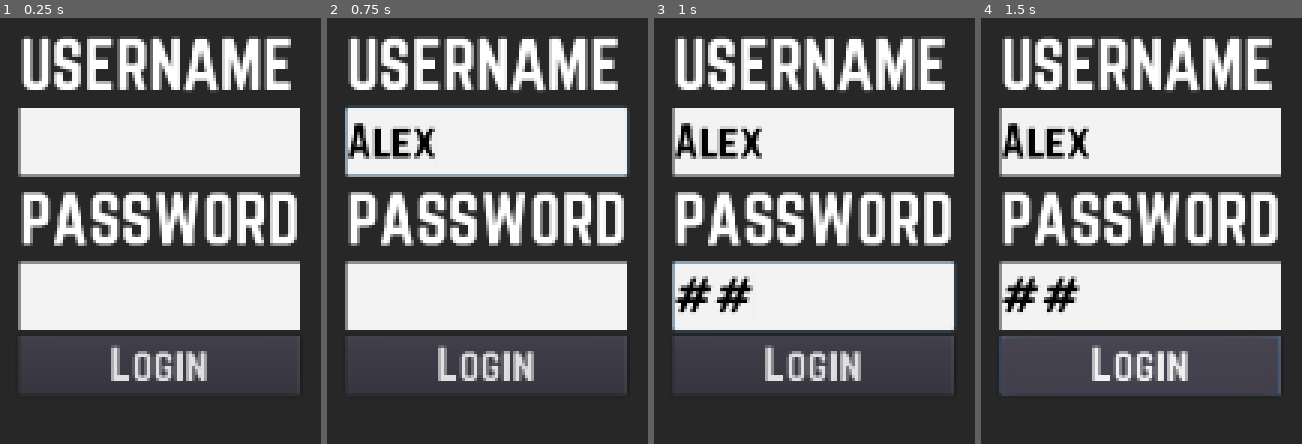
Above: before the commit, frames 1-4 (left to right).
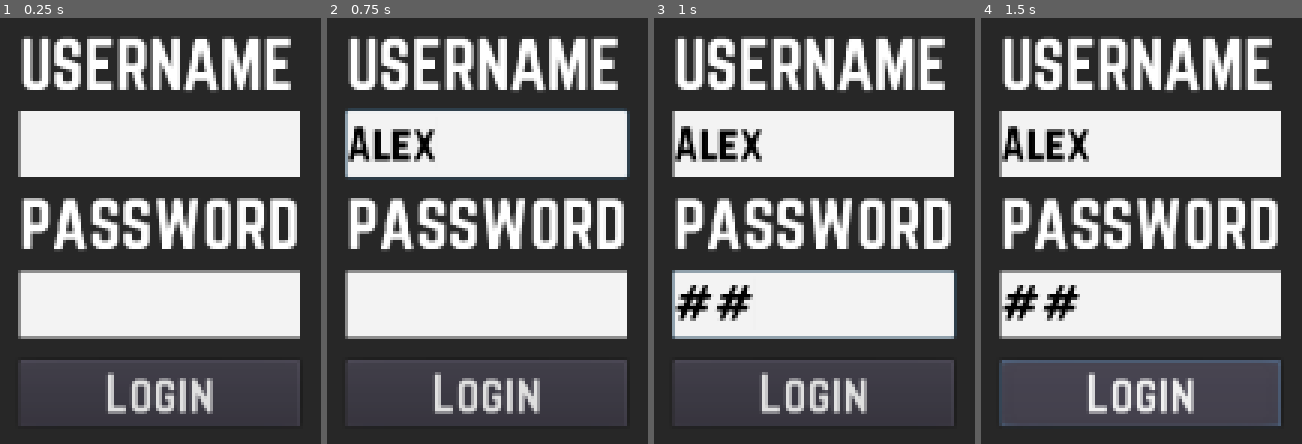
Above: after the commit, the same moments.

Repository: Maigal/gorace
Game: Godot game, scene res://Login.tscn
Two runs of this game, one before a commit and one after it. Both use one fixed random seed, a clock stepped at 60 frames per second and the inputs below.
Inputs (mouse positions are in pixels of both pictures, inside the frame that each line leads up to):
- Up to frame 1 (0.25 s): no input
- Up to frame 2 (0.75 s): click (487, 141) at 0.52 s; type "Alex" at 0.6 s
- Up to frame 3 (1 s): click (814, 294) at 0.75 s; type "12" at 0.83 s
- Up to frame 4 (1.5 s): click "Login" at 1.25 s

The runs differ from the first frame. In frame 1, 21% of the frame differs, in the area x 5-94%, y 21-96%; in frame 2, 23%; in frame 3, 23%; in frame 4, 26%.

Commit message:
cambios tentativos para rooms

Diff:
--- a/client/Login.tscn
+++ b/client/Login.tscn
@@ -15,7 +15,7 @@
 font_data = ExtResource( 3 )
 
 [sub_resource type="DynamicFont" id=4]
-size = 32
+size = 36
 font_data = ExtResource( 3 )
 
 [sub_resource type="DynamicFont" id=5]
@@ -46,6 +46,7 @@
 margin_top = -100.0
 margin_right = 110.0
 margin_bottom = 177.0
+custom_constants/separation = 6
 alignment = 1
 __meta__ = {
 "_edit_use_anchors_": false
@@ -61,26 +62,27 @@
 }
 
 [node name="InputUsername" type="LineEdit" parent="CanvasLayer/ColorRect/Container"]
-margin_top = 62.0
+margin_top = 64.0
 margin_right = 210.0
-margin_bottom = 112.0
+margin_bottom = 114.0
 rect_min_size = Vector2( 0, 50 )
 custom_styles/normal = SubResource( 2 )
 custom_fonts/font = SubResource( 3 )
 custom_colors/font_color = Color( 0, 0, 0, 1 )
 max_length = 12
+caret_blink = true
 
 [node name="LabelPassword" type="Label" parent="CanvasLayer/ColorRect/Container"]
-margin_top = 116.0
+margin_top = 120.0
 margin_right = 210.0
-margin_bottom = 174.0
+margin_bottom = 178.0
 custom_fonts/font = SubResource( 1 )
 text = "PASSWORD"
 
 [node name="InputPassword" type="LineEdit" parent="CanvasLayer/ColorRect/Container"]
-margin_top = 178.0
+margin_top = 184.0
 margin_right = 210.0
-margin_bottom = 228.0
+margin_bottom = 234.0
 rect_min_size = Vector2( 0, 50 )
 custom_styles/normal = SubResource( 2 )
 custom_fonts/font = SubResource( 3 )
@@ -89,10 +91,16 @@
 secret = true
 secret_character = "#"
 
+[node name="VSplitContainer" type="VSplitContainer" parent="CanvasLayer/ColorRect/Container"]
+margin_top = 240.0
+margin_right = 210.0
+margin_bottom = 245.0
+rect_min_size = Vector2( 0, 5 )
+
 [node name="Button" type="Button" parent="CanvasLayer/ColorRect/Container"]
-margin_top = 232.0
+margin_top = 251.0
 margin_right = 210.0
-margin_bottom = 277.0
+margin_bottom = 301.0
 custom_fonts/font = SubResource( 4 )
 text = "Login"
 __meta__ = {
@@ -100,15 +108,15 @@
 }
 
 [node name="ErrorMessage" type="Label" parent="CanvasLayer/ColorRect"]
-modulate = Color( 0.611765, 0.113725, 0.113725, 1 )
+modulate = Color( 0.462745, 0.137255, 0.137255, 1 )
 anchor_left = 0.503
-anchor_top = 0.731
-anchor_right = 0.503
-anchor_bottom = 0.731
-margin_left = -200.152
-margin_top = -17.9204
-margin_right = 199.848
-margin_bottom = 18.0796
+anchor_top = 0.758
+anchor_right = 0.504
+anchor_bottom = 0.758
+margin_left = -198.839
+margin_top = -19.5281
+margin_right = 199.361
+margin_bottom = 19.4719
 custom_fonts/font = SubResource( 5 )
 align = 1
 valign = 1
Not shown, changed: server/Events/Login.js
Not shown, changed: server/state.js
